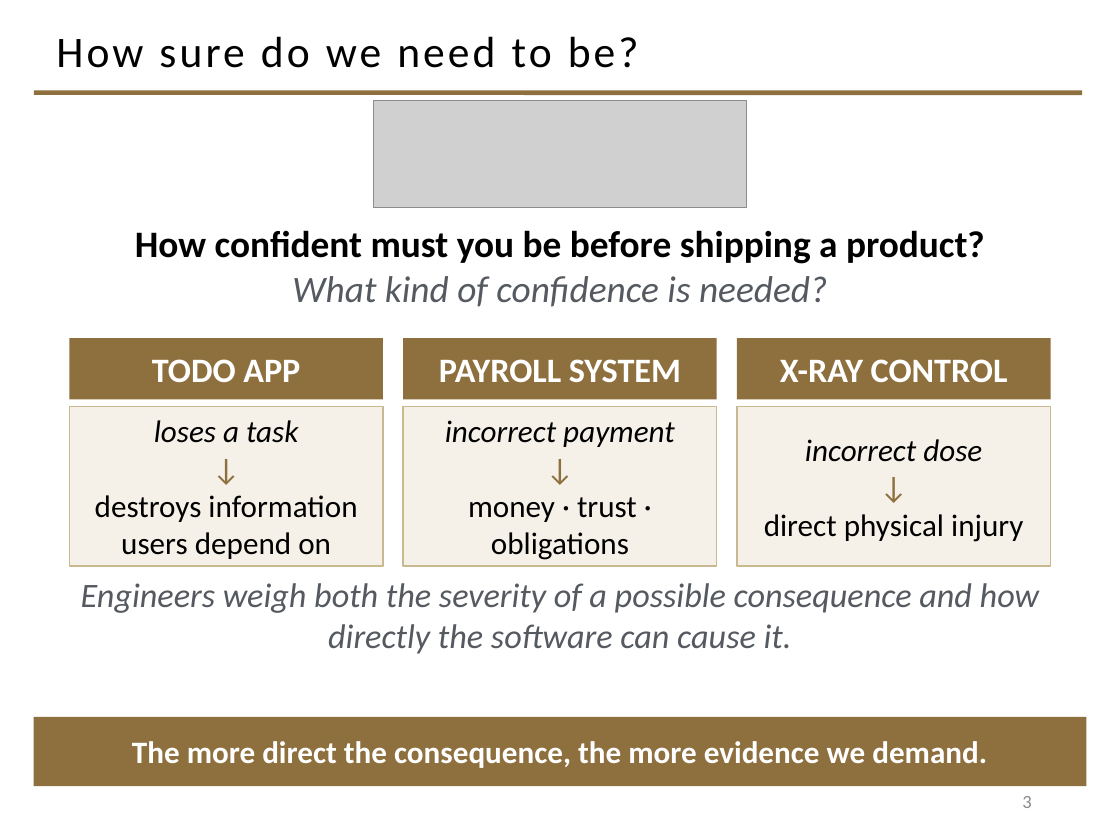
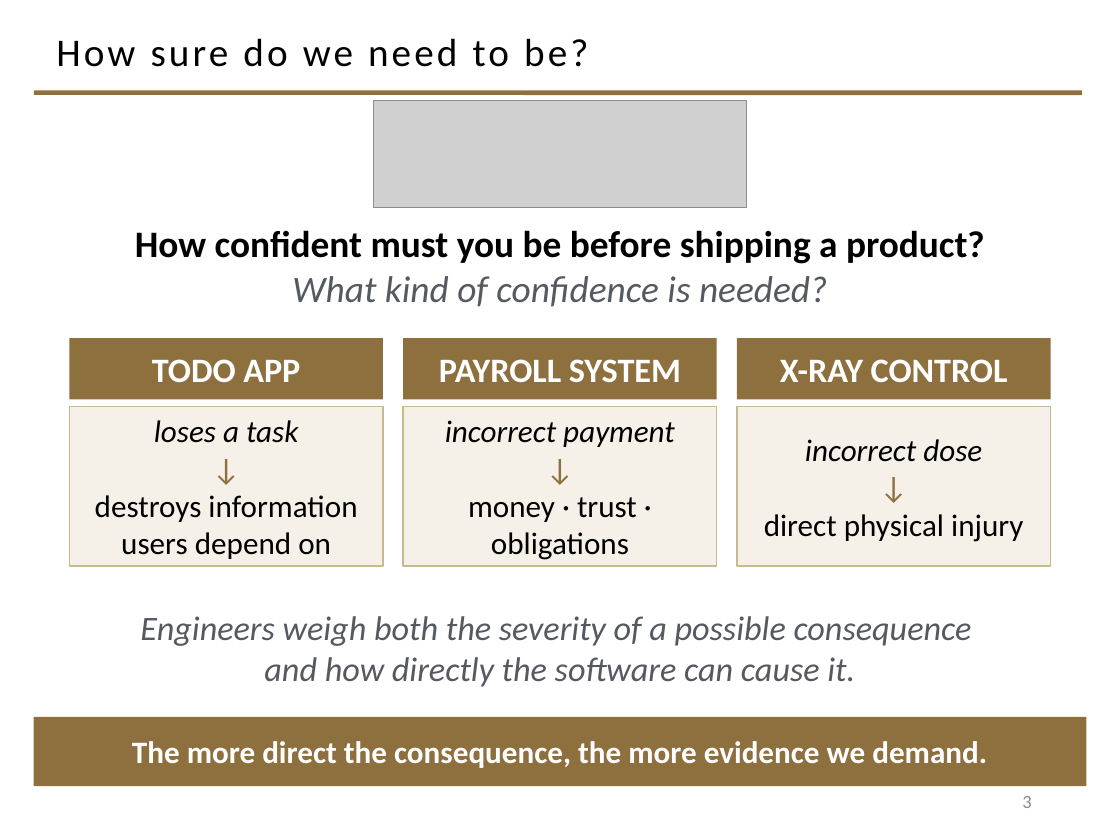
Before and after one commit to davisjam/model-based-agentic-software-engineering, a slide deck: slide 3 of course/lectures/act-1-foundations/08-validation/1-8-Validation.pptx. Drawn at 1120x840 pixels with LibreOffice and Linux fonts; fonts in the diff are those of the drawing; grey boxes stand for pictures; background and template pictures are left out. Boxes give left, top, right and bottom in pixels: in the first picture for what was removed or moved away, otherwise in the second. Text is boxed around its words. In the diff, an @@ line names an element or a change of style, - is before the commit and + after.

```diff
--- a/course/lectures/act-1-foundations/08-validation/1-8-Validation.pptx
+++ b/course/lectures/act-1-foundations/08-validation/1-8-Validation.pptx
@@ title "How sure do we need ..." at [56,38,588,67]: size 28 to 25.2 pt @@
@@ text at [140,616,972,687]: text changed @@
-Engineers weigh both the severity of a possible consequence and how directly the software can cause it.
+Engineers weigh both the severity of a possible consequence
+and how directly the software can cause it.
```
Also in this commit, not shown: 30 other slides changed.
